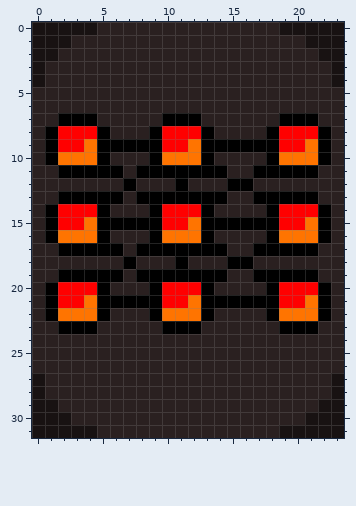
File history of a pixel-art sprite, Sprites/Main/Neural Network/Generative Adversarial Network.png. This is how it looked before the edit.
The file is 24x32 pixels.
And afterwards:
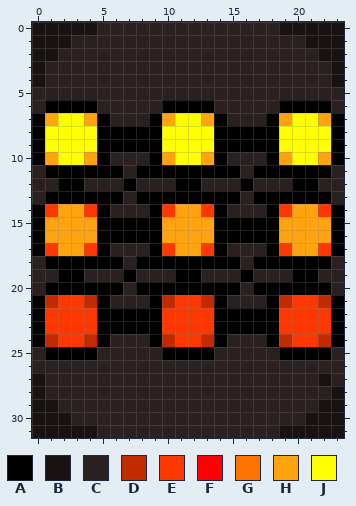
Palette (. is transparent): A #000000  B #181212  C #2a2020  D #c22a00  E #fc3800  F #ff0000  G #ff7400  H #ffa40f  J #ffff00
Diff:
Colour C gives way to colour A in row 6 at x 1 to 4, 10 to 13 and 19 to 22; in row 7 at x 0, 5, 9, 14, 18 and 23; in row 8 at x 0, 6 to 8, 14 to 17 and 23; in row 9 at x 0 and 23; in row 10 at x 0, 14 and 23; in row 11 at x 1, 15 and 22.
Colour C gives way to colour A in row 12 at x 2 to 3, 12 and 20 to 21; in row 13 at x 1, 15 and 22; in row 14 at x 0, 14 and 23; in row 15 at x 0 and 23; in row 16 at x 0, 6 to 8, 14 to 17 and 23; in row 17 at x 0 and 23.
Colour C gives way to colour A in row 18 at x 1 to 6, 8 to 10, 12 to 14 and 17 to 22; in row 19 at x 7 and 16; in row 20 at x 6, 8, 14 to 15 and 17; in row 21 at x 0 and 23; in row 22 at x 0, 6 to 8, 14 to 17 and 23; in row 23 at x 0, 5 to 9, 14 to 18 and 23.
Colour C gives way to colour A in row 24 at x 0, 5, 9, 14, 18 and 23; in row 25 at x 1 to 4, 10 to 13 and 19 to 22.
Colour F gives way to colour A in row 20 at x 2 to 4, 10 to 12 and 19 to 21.
Colour C gives way to colour B in row 27 at x 22.
Colour A gives way to colour C in row 12 at x 15; in row 17 at x 6, 8 and 17; in row 18 at x 7 and 16; in row 19 at x 4 to 6, 8 to 10, 13 to 14 and 17 to 19; in row 21 at x 6 to 8 and 15 to 17.
Colour B gives way to colour C in row 27 at x 23.
Colour A gives way to colour D in row 21 at x 1, 13 and 22.
Colour C gives way to colour D in row 24 at x 1, 4, 10, 13, 19 and 22.
Colour F gives way to colour D in row 21 at x 10 and 19.
Colour G gives way to colour D in row 21 at x 4.
Colour A gives way to colour E in row 14 at x 1, 13 and 22; in row 17 at x 4, 10, 13 and 19; in row 22 at x 1, 13 and 22; in row 23 at x 2 to 4, 10 to 12 and 19 to 21.
Colour C gives way to colour E in row 17 at x 1 and 22; in row 23 at x 1, 13 and 22; in row 24 at x 2 to 3, 11 to 12 and 20 to 21.
Colour F gives way to colour E in row 14 at x 4, 10 and 19; in row 21 at x 2 to 3, 11 and 20.
Colour G gives way to colour E in row 21 at x 12 and 21; in row 22 at x 2 to 4, 10 to 12 and 19 to 21.
Colour A gives way to colour H in row 7 at x 4, 10 and 19; in row 10 at x 1, 13 and 22; in rows 15 to 16 at x 1, 13 and 22; in row 17 at x 2 to 3, 11 to 12 and 20 to 21.
Colour C gives way to colour H in row 7 at x 1, 13 and 22.
Colour F gives way to colour H in row 14 at x 2 to 3, 11 to 12 and 20 to 21; in row 15 at x 2 to 3, 10 to 11 and 19 to 20.
Colour G gives way to colour H in row 10 at x 4, 10 and 19; in row 15 at x 4, 12 and 21; in row 16 at x 2 to 4, 10 to 12 and 19 to 21.
Colour A gives way to colour J in row 7 at x 2 to 3, 11 to 12 and 20 to 21; in rows 8 to 9 at x 1, 13 and 22.
Colour F gives way to colour J in row 8 at x 2 to 4, 10 to 12 and 19 to 21; in row 9 at x 2 to 3, 10 to 11 and 19 to 20.
Colour G gives way to colour J in row 9 at x 4, 12 and 21; in row 10 at x 2 to 3, 11 to 12 and 20 to 21.
